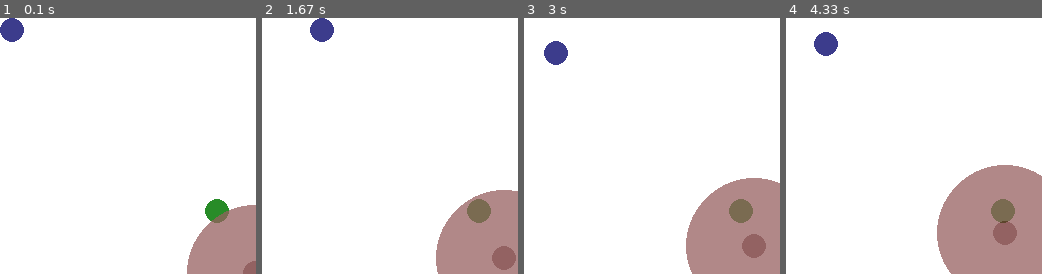
Above: before the commit, frames 1-4 (left to right).
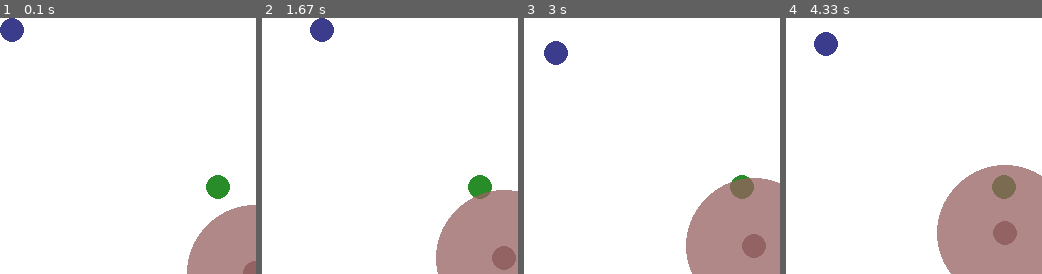
Above: after the commit, the same moments.

Repository: ntasfi/PyGame-Learning-Environment
Game: pygame game, started from ple/games/puckworld.py
Same seed, same stepped clock (60 frames per second), same inputs: the game is played once before the commit and once after it.
Inputs:
- Up to frame 1 (0.1 s): no input
- Up to frame 2 (1.67 s): hold D 0.33-0.8 s; hold W 0.83-1.13 s; hold D 1.17-1.63 s
- Up to frame 3 (3 s): hold A 1.67-2.2 s; hold S 2.23-2.53 s; hold A 2.57-2.97 s
- Up to frame 4 (4.33 s): hold W 3-3.37 s; hold D 3.4-4.03 s; hold S from 4.07 s (still down)

The runs differ from the first frame. In frame 1, 1.3% of the frame differs, in the area x 80-90%, y 61-81%; in frame 2, 1.3%; in frame 3, 1.3%; in frame 4, 1.3%.

Commit message:
* added rng variable to PLE. It can take a premade or one generate one. It passes it to all games. * games have been updated to use the passed RNG. It is slightly slower, but does not affect game speed. Reproducibility is important.

Diff:
--- a/ple/games/base.py
+++ b/ple/games/base.py
@@ -37,7 +37,15 @@
         self.width = width
         self.screen_dim = (width, height) #width and height
         self.allowed_fps = None #fps that the game is allowed to run at.
+        self.rng = None
 
+    def setRNG(self, rng):
+        """
+        Sets the rng for games.
+        """
+
+        if self.rng is None:
+            self.rng = rng
 
     def getGameState(self):
         """
--- a/ple/games/catcher.py
+++ b/ple/games/catcher.py
@@ -1,6 +1,4 @@
 import sys
-import random
-
 import pygame
 from utils import percent_round_int
 
@@ -55,12 +53,14 @@
 
 class Fruit(pygame.sprite.Sprite):
 
-    def __init__(self, speed, size, SCREEN_WIDTH, SCREEN_HEIGHT):
+    def __init__(self, speed, size, SCREEN_WIDTH, SCREEN_HEIGHT, rng):
         self.speed = speed
         self.size = size
 
         self.SCREEN_WIDTH = SCREEN_WIDTH
         self.SCREEN_HEIGHT = SCREEN_HEIGHT
+
+        self.rng = rng
 
         pygame.sprite.Sprite.__init__(self)
 
@@ -86,8 +86,8 @@
         self.rect.center = (x, n_y)
 
     def reset(self):
-        x = random.randrange(self.size*2, self.SCREEN_WIDTH-self.size*2, self.size)
-        y = random.randrange(self.size, self.SCREEN_HEIGHT/2, self.size)
+        x = self.rng.choice( range(self.size*2, self.SCREEN_WIDTH-self.size*2, self.size) )
+        y = self.rng.choice( range(self.size, self.SCREEN_HEIGHT/2, self.size) )
 
         self.rect.center = (x,-1*y)
 
@@ -154,7 +154,9 @@
         self.player = Paddle(self.player_speed, self.paddle_width,
                 self.paddle_height, self.width, self.height)
 
-        self.fruit = Fruit(self.fruit_fall_speed, self.fruit_size, self.width, self.height)
+        self.fruit = Fruit(self.fruit_fall_speed, self.fruit_size,
+                self.width, self.height, self.rng)
+
         self.fruit.reset()
 
     def getGameState(self):
@@ -213,8 +215,11 @@
         self.fruit.draw(self.screen)
 
 if __name__ == "__main__":
+    import numpy as np
+
     pygame.init()
     game = Catcher(width=256, height=256)
+    game.rng = np.random.RandomState(24)
     game.screen = pygame.display.set_mode( game.getScreenDims(), 0, 32)
     game.clock = pygame.time.Clock()
     game.init()
--- a/ple/games/flappybird/__init__.py
+++ b/ple/games/flappybird/__init__.py
@@ -1,7 +1,6 @@
 import os
 import sys
 import numpy as np
-import random
 
 import pygame
 from pygame.constants import K_w
@@ -12,7 +11,7 @@
 
     def __init__(self,
             SCREEN_WIDTH, SCREEN_HEIGHT, init_pos,
-            image_assets, color="red", scale=1.0):
+            image_assets, rng, color="red", scale=1.0):
 
         self.SCREEN_WIDTH = SCREEN_WIDTH
         self.SCREEN_HEIGHT = SCREEN_HEIGHT
@@ -34,6 +33,8 @@
         self.FLAP_POWER = 9*self.scale
         self.MAX_DROP_SPEED = 10.0
         self.GRAVITY = 1.0*self.scale
+
+        self.rng = rng
 
         self._oscillateStartPos() #makes the direction and position random
         self.rect.center = (self.pos_x, self.pos_y) #could be done better
@@ -51,7 +52,7 @@
         self.pos_y = init_pos[1]
 
     def _oscillateStartPos(self):
-        offset = 8*np.sin( np.random.rand() * np.pi )
+        offset = 8*np.sin( self.rng.rand() * np.pi )
         self.pos_y += offset
 
     def flap(self):
@@ -212,28 +213,9 @@
         self.pipe_min = int(self.pipe_gap/4)
         self.pipe_max = int(self.height*0.79*0.6 - self.pipe_gap/2)
 
-        self.backdrop = Backdrop(
-                self.width,
-                self.height,
-                self.images["background"]["day"],
-                self.images["base"],
-                self.scale
-                )
-
-        self.player = BirdPlayer(
-                self.width,
-                self.height,
-                self.init_pos,
-                self.images["player"],
-                color="red",
-                scale=self.scale
-                )
-
-        self.pipe_group = pygame.sprite.Group([
-                        self._generatePipes(offset=-75),
-                        self._generatePipes(offset=-75+self.width/2),
-                        self._generatePipes(offset=-75+self.width*1.5)
-                    ])
+        self.backdrop = None
+        self.player = None
+        self.pipe_group = None
 
     def _load_images(self):
         #preload and convert all the images so its faster when we reset
@@ -265,14 +247,41 @@
         self.images["base"] = pygame.image.load(path).convert()
 
     def init(self):
-        color = random.choice(["day", "night"])
+        if self.backdrop is None:
+            self.backdrop = Backdrop(
+                    self.width,
+                    self.height,
+                    self.images["background"]["day"],
+                    self.images["base"],
+                    self.scale
+                    )
+
+        if self.player is None:
+            self.player = BirdPlayer(
+                    self.width,
+                    self.height,
+                    self.init_pos,
+                    self.images["player"],
+                    self.rng,
+                    color="red",
+                    scale=self.scale
+                    )
+
+        if self.pipe_group is None:
+            self.pipe_group = pygame.sprite.Group([
+                            self._generatePipes(offset=-75),
+                            self._generatePipes(offset=-75+self.width/2),
+                            self._generatePipes(offset=-75+self.width*1.5)
+                        ])
+
+        color = self.rng.choice(["day", "night"])
         self.backdrop.background_image = self.images["background"][color]
 
         #instead of recreating
-        color = random.choice(["red", "blue", "yellow"])
+        color = self.rng.choice(["red", "blue", "yellow"])
         self.player.init(self.init_pos, color)
 
-        self.pipe_color = random.choice(["red", "green"])
+        self.pipe_color = self.rng.choice(["red", "green"])
         for i,p in enumerate(self.pipe_group):
             self._generatePipes(offset=self.pipe_offsets[i], pipe=p)
 
@@ -337,7 +346,7 @@
         return self.score
 
     def _generatePipes(self, offset=0, pipe=None):
-        start_gap = np.random.random_integers(
+        start_gap = self.rng.random_integers(
                 self.pipe_min,
                 self.pipe_max
         )
--- a/ple/games/pixelcopter.py
+++ b/ple/games/pixelcopter.py
@@ -1,5 +1,4 @@
 import math
-import random
 import sys
 
 import base
@@ -234,9 +233,9 @@
         steps = range(start+(w/2), end+(w/2), w) #each block takes up 10 units.
         y_jitter = []
 
-        freq = 4.5/self.width + random.uniform(-0.01, 0.01)
+        freq = 4.5/self.width + self.rng.uniform(-0.01, 0.01)
         for step in steps:
-            jitter = (self.height*0.125)*math.sin( freq*step + random.uniform(0.0, 0.5) )
+            jitter = (self.height*0.125)*math.sin( freq*step + self.rng.uniform(0.0, 0.5) )
             y_jitter.append(jitter)
 
         y_pos = [ int( (self.height/2.0)+y_jit ) for y_jit in y_jitter ]
@@ -251,8 +250,8 @@
             )
 
     def _add_blocks(self):
-        x_pos = random.randint(self.width, int(self.width*1.5))
-        y_pos = random.randint(
+        x_pos = self.rng.randint(self.width, int(self.width*1.5))
+        y_pos = self.rng.randint(
                 int(self.height*0.25),
                 int(self.height*0.75)
         )
@@ -317,10 +316,13 @@
         self.terrain_group.draw(self.screen)
 
 if __name__ == "__main__":
+    import numpy as np
+
     pygame.init()
     game = Pixelcopter(width=256, height=256)
     game.screen = pygame.display.set_mode( game.getScreenDims(), 0, 32)
     game.clock = pygame.time.Clock()
+    game.rng = np.random.RandomState(24)
     game.init()
 
     while True:
--- a/ple/games/pong.py
+++ b/ple/games/pong.py
@@ -1,5 +1,4 @@
 import math
-import random
 import sys
 
 import pygame
@@ -276,7 +275,7 @@
 
             #we go in the same direction that they lost in but at starting vel.
             self.ball.vel.x = self.ball_speed*direction
-            self.ball.vel.y = (random.random()*self.ball_speed)-self.ball_speed
+            self.ball.vel.y = (self.rng.random_sample()*self.ball_speed)-self.ball_speed
 
 	def step(self, dt):
 
@@ -303,10 +302,13 @@
 		self.ball_group.draw(self.screen)
 
 if __name__ == "__main__":
+    import numpy as np
+
     pygame.init()
     game = Pong(width=256, height=200)
     game.screen = pygame.display.set_mode( game.getScreenDims(), 0, 32)
     game.clock = pygame.time.Clock()
+    game.rng = np.random.RandomState(24)
     game.init()
 
     while True:
--- a/ple/games/puckworld.py
+++ b/ple/games/puckworld.py
@@ -8,7 +8,6 @@
 from primitives import Player, Creep
 from utils.vec2d import vec2d
 from utils import percent_round_int
-from random import uniform
 
 class PuckCreep(pygame.sprite.Sprite):
 
@@ -178,7 +177,10 @@
         return False
 
     def _rngCreepPos(self):
-        return ( int(uniform(self.CREEP_GOOD['radius']*3, self.width-self.CREEP_GOOD['radius']*2.5)), int(uniform(self.CREEP_GOOD['radius']*3, self.height-self.CREEP_GOOD['radius']*2.5)) )
+        r = self.CREEP_GOOD['radius']
+        x = self.rng.uniform(r*3, self.width-r*2.5)
+        y = self.rng.uniform(r*3, self.height-r*2.5)
+        return ( x, y )
 
     def init(self):
         """
@@ -253,10 +255,13 @@
 
 
 if __name__ == "__main__":
+        import numpy as np
+
         pygame.init()
         game = PuckWorld(width=256, height=256)
         game.screen = pygame.display.set_mode( game.getScreenDims(), 0, 32)
         game.clock = pygame.time.Clock()
+        game.rng = np.random.RandomState(24)
         game.init()
 
         while True:
--- a/ple/games/raycastmaze.py
+++ b/ple/games/raycastmaze.py
@@ -93,8 +93,8 @@
         Z[:,0] = Z[:,-1] = 1
         # Make isles
         for i in range(density):
-            x = np.random.random_integers(0,shape[1]//2)*2
-            y = np.random.random_integers(0,shape[0]//2)*2
+            x = self.rng.random_integers(0,shape[1]//2)*2
+            y = self.rng.random_integers(0,shape[0]//2)*2
 
             Z[y,x] = 1
             for j in range(complexity):
@@ -104,7 +104,7 @@
                 if y > 1:           neighbours.append( (y-2,x) )
                 if y < shape[0]-2:  neighbours.append( (y+2,x) )
                 if len(neighbours):
-                    y_,x_ = neighbours[np.random.random_integers(0,len(neighbours)-1)]
+                    y_,x_ = neighbours[self.rng.random_integers(0,len(neighbours)-1)]
                     if Z[y_,x_] == 0:
                         Z[y_,x_] = 1
                         Z[y_+(y-y_)//2, x_+(x-x_)//2] = 1
@@ -145,7 +145,7 @@
 
         self.map_ = self._make_maze()
 
-        self.obj_loc = np.random.randint(3, high=self.map_size-1, size=(2))
+        self.obj_loc = self.rng.randint(3, high=self.map_size-1, size=(2))
         self.map_[ self.obj_loc[0], self.obj_loc[1] ] = 2
 
     def reset(self):
@@ -168,6 +168,8 @@
             pygame.draw.line(self.screen, color, p0, p1, self.resolution)
 
 if __name__ == "__main__":
+    import numpy as np
+
     fps = 60
     pygame.init()
 
@@ -179,6 +181,7 @@
 
     game.screen = pygame.display.set_mode(game.getScreenDims(), 0, 32)
     game.clock = pygame.time.Clock()
+    game.rng = np.random.RandomState(24)
     game.init()
 
     while True:
--- a/ple/games/snake.py
+++ b/ple/games/snake.py
@@ -7,11 +7,10 @@
 from pygame.constants import K_w, K_a, K_s, K_d
 from utils.vec2d import vec2d
 from utils import percent_round_int
-import random
 
 class Food(pygame.sprite.Sprite):
 
-    def __init__(self, pos_init, width, color, SCREEN_WIDTH, SCREEN_HEIGHT):
+    def __init__(self, pos_init, width, color, SCREEN_WIDTH, SCREEN_HEIGHT, rng):
         pygame.sprite.Sprite.__init__(self)
 
         self.pos = vec2d(pos_init)
@@ -20,6 +19,7 @@
         self.SCREEN_WIDTH = SCREEN_WIDTH
         self.SCREEN_HEIGHT = SCREEN_HEIGHT
         self.width = width
+        self.rng = rng
 
         image = pygame.Surface((width, width))
         image.fill((0, 0, 0, 0))
@@ -40,8 +40,14 @@
         snake_body = [ s.pos for s in snake.body ]
 
         while ( new_pos in snake_body ):
-            _x = random.randrange(self.width*2, self.SCREEN_WIDTH-self.width*2, self.width)
-            _y = random.randrange(self.width*2, self.SCREEN_HEIGHT-self.width*2, self.width)
+            _x = self.rng.choice(range(
+                self.width*2, self.SCREEN_WIDTH-self.width*2, self.width
+            ))
+
+            _y = self.rng.choice(range(
+                self.width*2, self.SCREEN_HEIGHT-self.width*2, self.width
+            ))
+
             new_pos = vec2d((_x, _y))
 
         self.pos = new_pos
@@ -263,7 +269,8 @@
                 self.food_width,
                 self.food_color,
                 self.width,
-                self.height
+                self.height,
+                self.rng
         )
 
         self.food.new_position(self.player)
@@ -307,10 +314,13 @@
 
 
 if __name__ == "__main__":
+        import numpy as np
+
         pygame.init()
         game = Snake(width=64, height=64)
         game.screen = pygame.display.set_mode( game.getScreenDims(), 0, 32)
         game.clock = pygame.time.Clock()
+        game.rng = np.random.RandomState(24)
         game.init()
 
         while True:
--- a/ple/games/waterworld.py
+++ b/ple/games/waterworld.py
@@ -7,7 +7,6 @@
 from utils import percent_round_int
 from pygame.constants import K_w, K_a, K_s, K_d
 from primitives import Player, Creep
-from random import uniform, choice
 
 class WaterWorld(base.Game):
     """
@@ -86,7 +85,7 @@
 
     def _add_creep(self):
         #lame way to do weighted selection. Its 50/50 atm.
-        creep_type = choice([0]*50 + [1]*50)
+        creep_type = self.rng.choice([0]*50 + [1]*50)
 
         creep = None
         creep_hits = [None]
@@ -96,8 +95,8 @@
         while len(creep_hits) > 0 and dist < 2.0:
             radius = self.CREEP_RADII[creep_type]*3
             pos = (
-                int(uniform(radius, self.width-radius)),
-                int(uniform(radius, self.height-radius))
+                int(self.rng.uniform(radius, self.width-radius)),
+                int(self.rng.uniform(radius, self.height-radius))
             )
             dist = math.sqrt( (self.player.pos.x - pos[0])**2 + (self.player.pos.y - pos[1])**2 )
 
@@ -105,7 +104,7 @@
                 self.CREEP_COLORS[creep_type],
                 self.CREEP_RADII[creep_type],
                 pos,
-                ( choice([-1,1]), choice([-1,1]) ),
+                ( self.rng.choice([-1,1]), self.rng.choice([-1,1]) ),
                 self.CREEP_SPEED,
                 self.CREEP_REWARD[creep_type],
                 self.CREEP_TYPES[creep_type],
@@ -207,10 +206,13 @@
         self.creeps.draw(self.screen)
 
 if __name__ == "__main__":
+        import numpy as np
+
         pygame.init()
         game = WaterWorld(width=256, height=256, num_creeps=8)
         game.screen = pygame.display.set_mode( game.getScreenDims(), 0, 32)
         game.clock = pygame.time.Clock()
+        game.rng = np.random.RandomState(24)
         game.init()
 
         while True:
--- a/ple/ple.py
+++ b/ple/ple.py
@@ -39,11 +39,14 @@
         state_preprocessor: python function (default: None)
             Python function which takes a dict representing game state and returns a numpy array.
 
+        rng: numpy.random.RandomState, int, array_like or None. (default: 24)
+            Number generator which is used by PLE and the games.
+
         """
 	def __init__(self,
                 game, fps=30, frame_skip=1, num_steps=1, force_fps=True,
                 display_screen=False, add_noop_action=True,
-                NOOP=K_F15, state_preprocessor=None):
+                NOOP=K_F15, state_preprocessor=None, rng=24):
 
 		self.game = game
 		self.fps = fps
@@ -60,6 +63,13 @@
 		self.previous_score = 0
 		self.frame_count = 0
 
+                if isinstance(rng, np.random.RandomState):
+                    self.rng = rng
+                else:
+                    self.rng = np.random.RandomState(rng)
+
+                self.game.setRNG(self.rng)
+
                 #some games need a screen setup for convert images
                 pygame.display.set_mode((1,1), pygame.NOFRAME)
 
